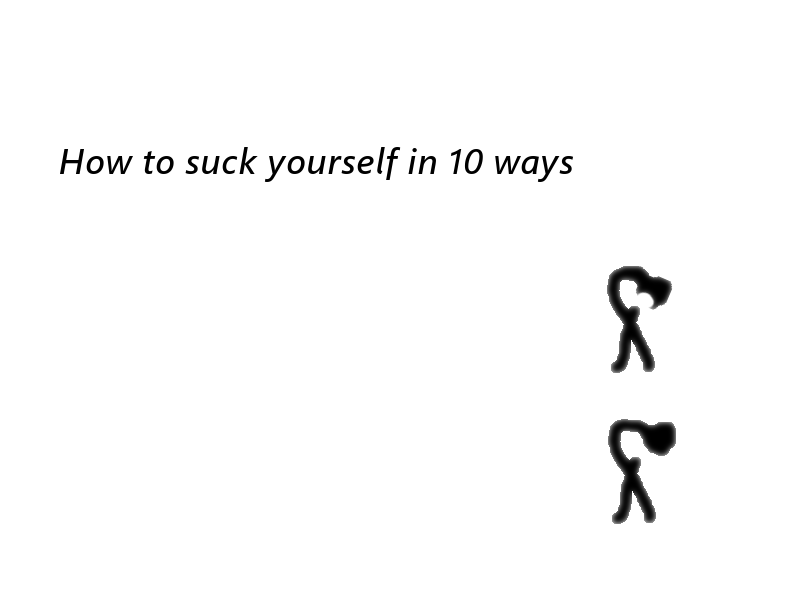
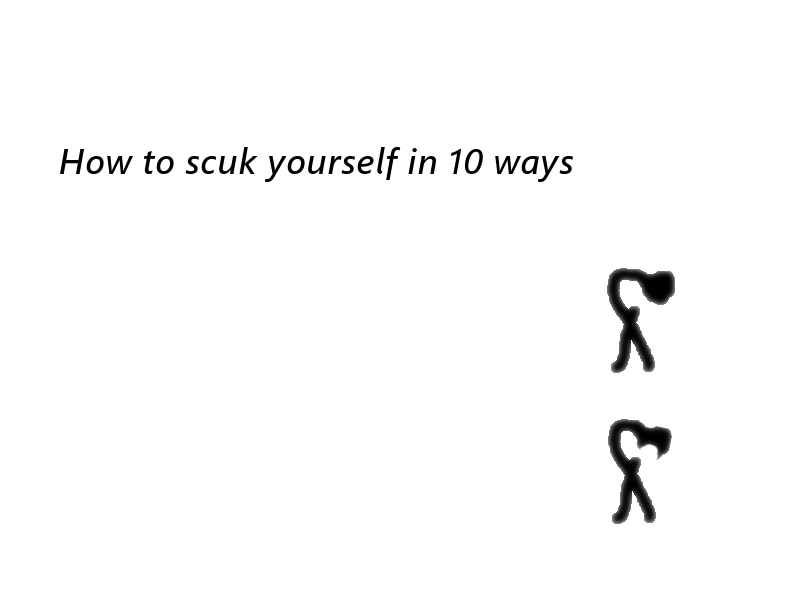
Two versions of the same layered image (800 x 600). Layer-by-layer changes:
renamed "How to suck yourself in 10 way..." to "How to scuk yourself in 10 way...", painted on it over [201, 156, 238, 174]
painted on "背景" over [616, 266, 676, 460]
